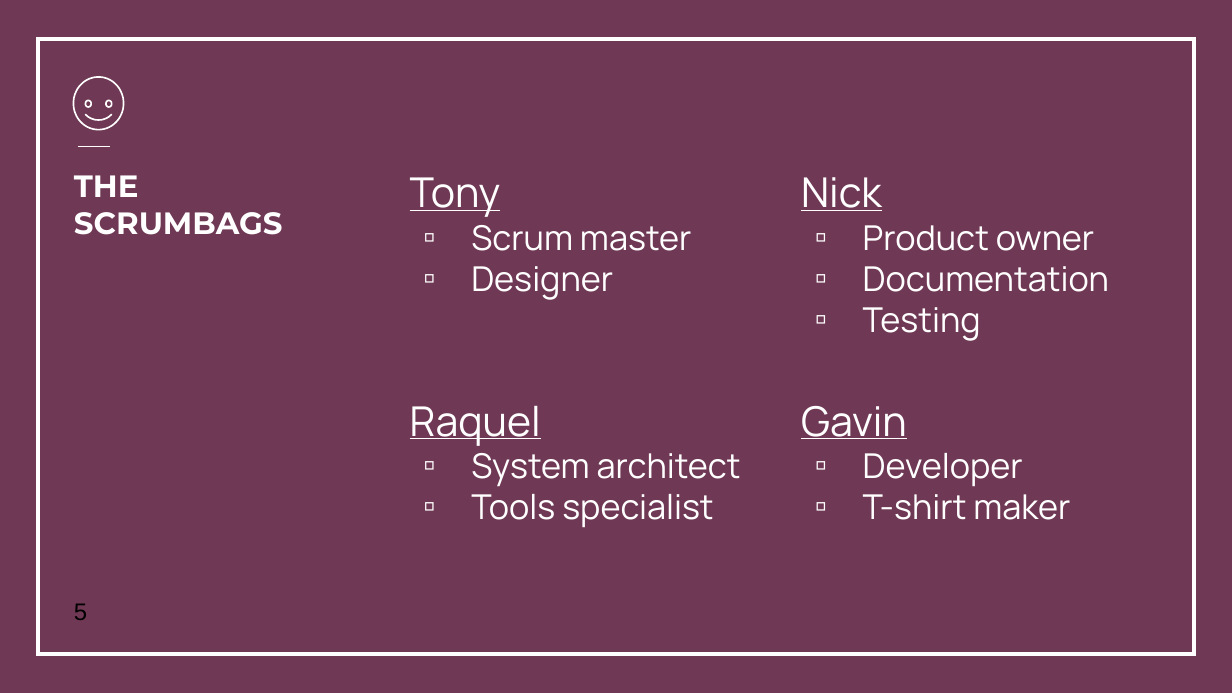
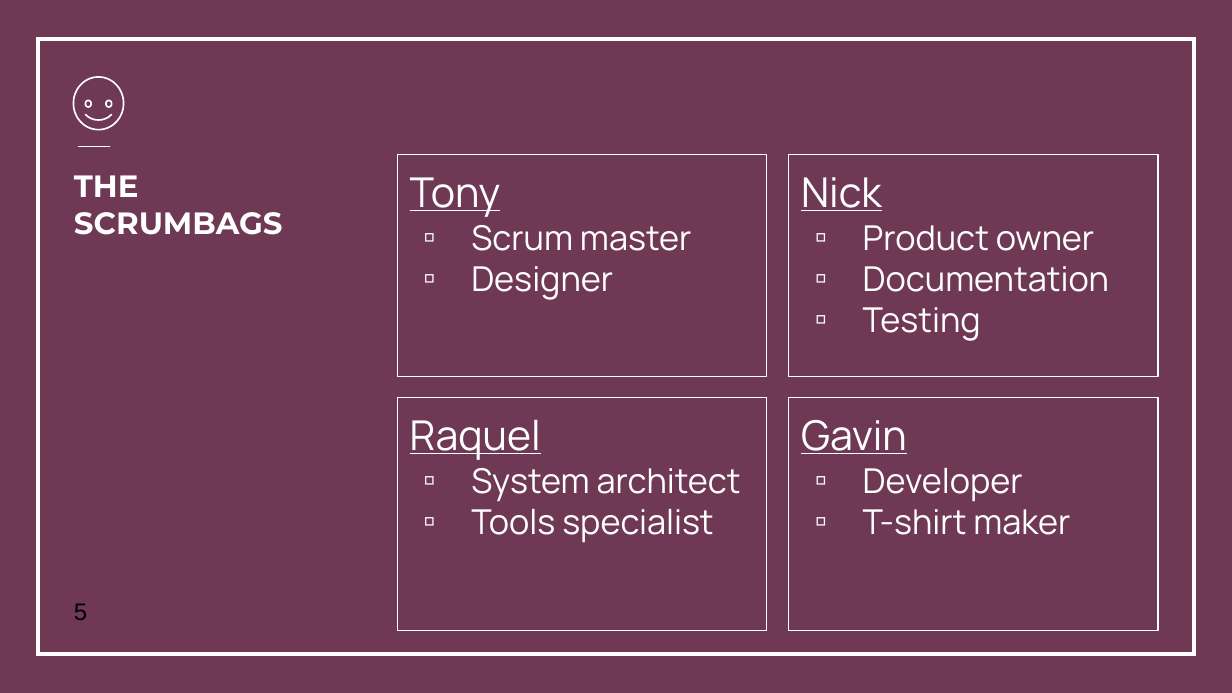
Before and after one commit to Ninjinkai/ScrumbagsProject, a slide deck: slide 5 of Presentation/Service Final Presentation.pptx. Drawn at 1232x693 pixels with LibreOffice and Linux fonts; fonts in the diff are those of the drawing; background and template pictures are left out. Boxes give left, top, right and bottom in pixels: in the first picture for what was removed or moved away, otherwise in the second. Text is boxed around its words. In the diff, an @@ line names an element or a change of style, - is before the commit and + after.

```diff
--- a/Presentation/Service Final Presentation.pptx
+++ b/Presentation/Service Final Presentation.pptx
@@ text "Tony": place and size @@
-text "Tony" at box(410, 177, 691, 300)
+text "Tony" at box(398, 154, 768, 376)
@@ outline none to #FFFFFF 0.75 pt in 4 elements at box(398, 398, 768, 632), box(788, 398, 1158, 632), box(398, 154, 768, 376), box(788, 154, 1158, 376) @@
@@ text "Nick": place and size @@
-text "Nick" at box(801, 177, 1109, 341)
+text "Nick" at box(788, 154, 1158, 376)
@@ text "Raquel": place and size @@
-text "Raquel" at box(410, 406, 741, 528)
+text "Raquel" at box(398, 398, 768, 632)
@@ text "Gavin": place and size @@
-text "Gavin" at box(801, 406, 1070, 520)
+text "Gavin" at box(788, 398, 1158, 632)
```
Also in this commit, not shown: 3 other slides changed, 1 other file.
